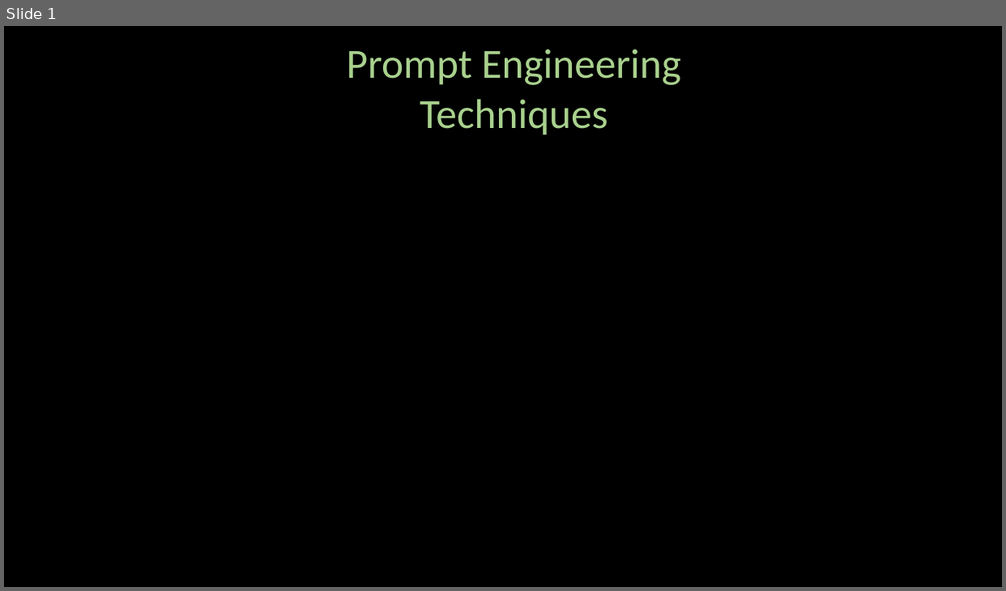
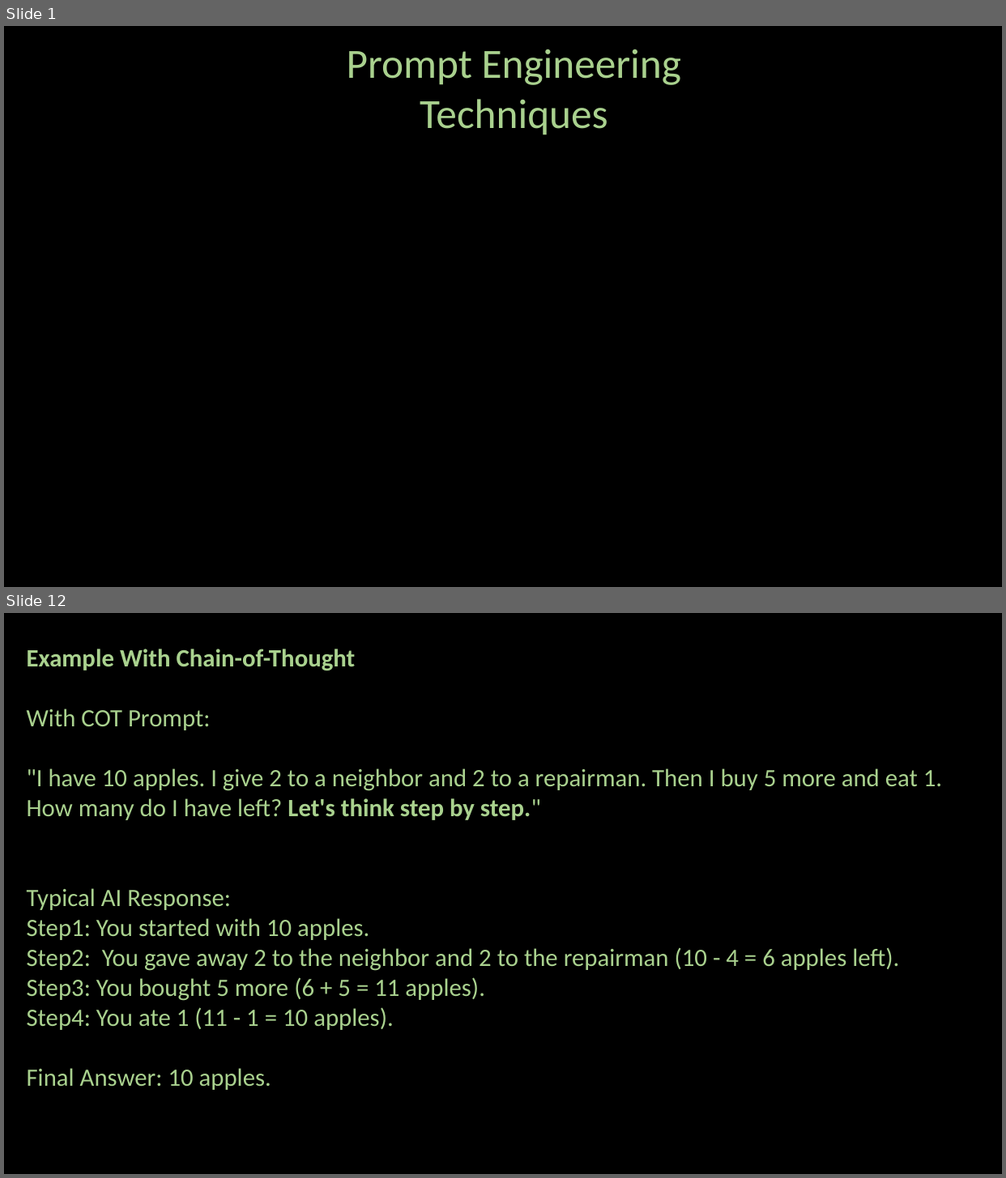
Before and after one commit to ash322ash422/youtube, a slide deck: prompt_engineering/pe-2-techniques.pptx. Shown one above the other, each under a label of ours: slide 1 before the commit, slides 1 and 12 after it; the slides between them are not shown. The pictures are 1006x591 and 1006x1178 pixels, drawn with LibreOffice and Linux fonts; fonts in the diff are those of the drawing; background and template pictures are left out. Boxes give left, top, right and bottom in pixels: in the first picture for what was removed or moved away, otherwise in the second. Text is boxed around its words. In the diff, an @@ line names an element or a change of style, - is before the commit and + after.

```diff
--- a/prompt_engineering/pe-2-techniques.pptx
+++ b/prompt_engineering/pe-2-techniques.pptx
@@ slide 12 added at box(4, 613, 1002, 1174), background #000000 @@
@@ text added at box(27, 649, 942, 1090), 24 pt, text #A9D18E @@
+Example With Chain-of-Thought
+With COT Prompt:
+"I have 10 apples. I give 2 to a neighbor and 2 to a repairman. Then I buy 5 more and eat 1. How many do I have left? Let's think step by step."
+Typical AI Response:
+Step1: You started with 10 apples.
+Step2: You gave away 2 to the neighbor and 2 to the repairman (10 - 4 = 6 apples left).
+Step3: You bought 5 more (6 + 5 = 11 apples).
+Step4: You ate 1 (11 - 1 = 10 apples).
+Final Answer: 10 apples.
```
Also in this commit, not shown: 19 other slides added, 1 slide removed, 12 other files.
